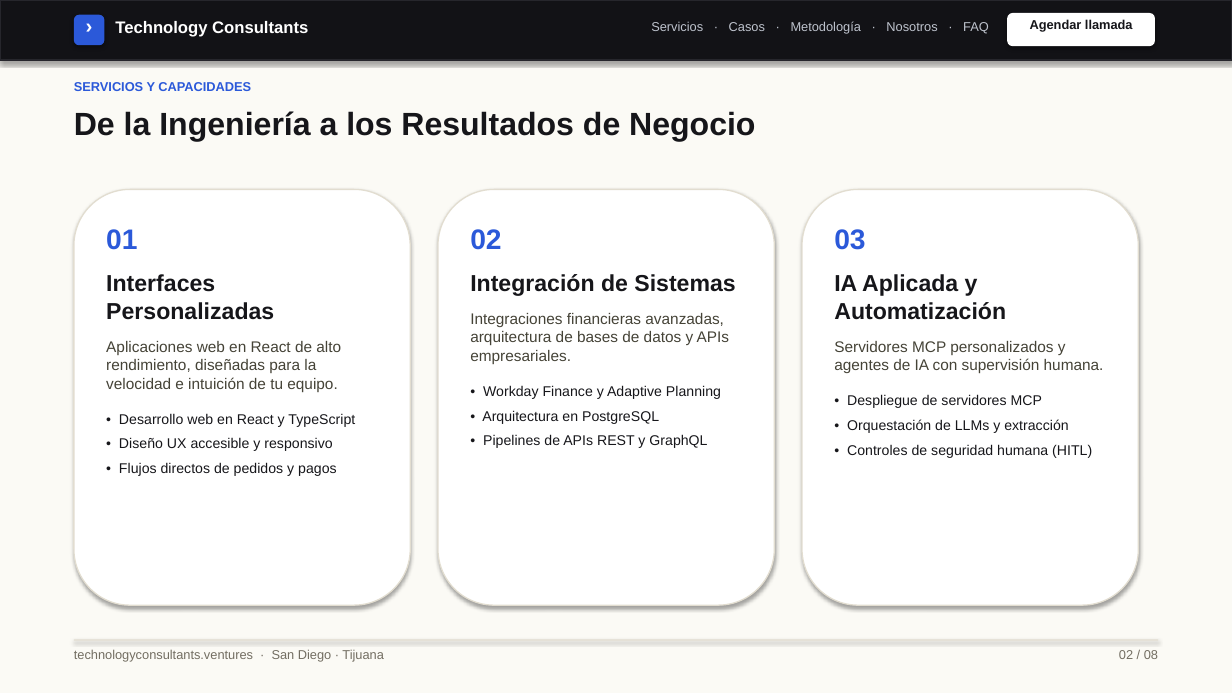
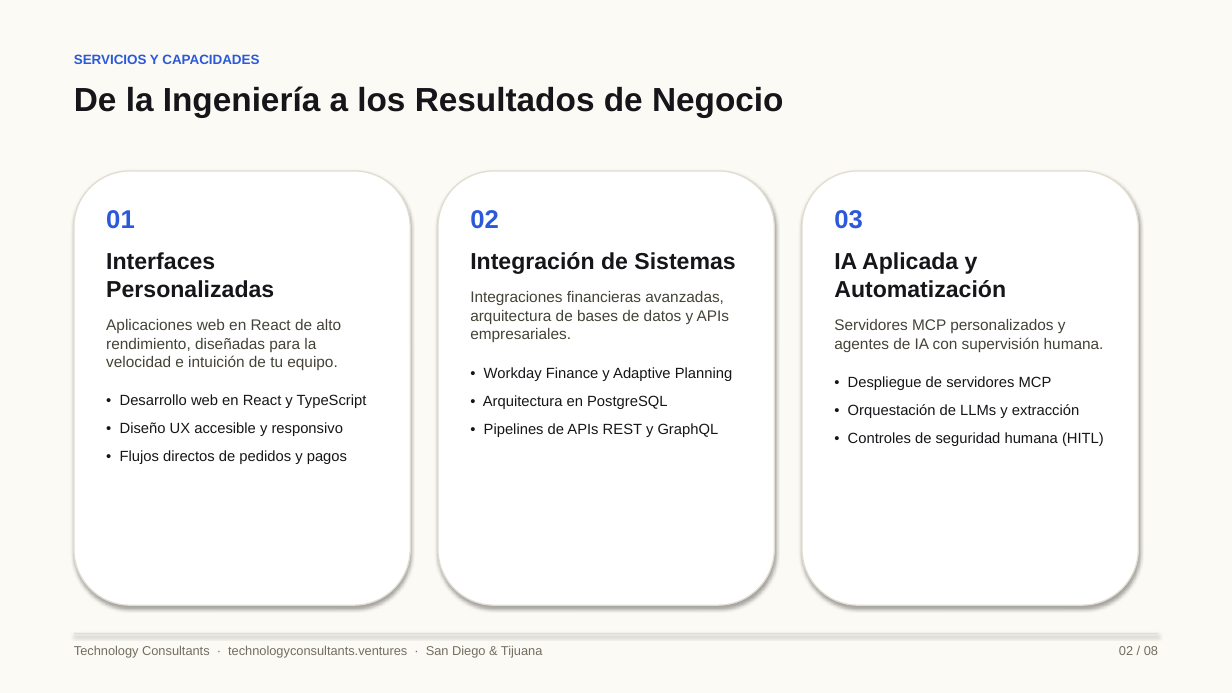
Before and after one commit to rguido198/TechnologyConsultantsVentures, a slide deck: slide 2 of Technology_Consultants_A_Quien_Enviarme_MX.pptx. Drawn at 1232x693 pixels with LibreOffice and Linux fonts; fonts in the diff are those of the drawing. Boxes give left, top, right and bottom in pixels: in the first picture for what was removed or moved away, otherwise in the second. Text is boxed around its words. In the diff, an @@ line names an element or a change of style, - is before the commit and + after.

Commit message:
Remove web navigation header bar from PPTX decks and fix slide vertical spacing, card proportions, and typography scale

```diff
--- a/Technology_Consultants_A_Quien_Enviarme_MX.pptx
+++ b/Technology_Consultants_A_Quien_Enviarme_MX.pptx
@@ rectangle removed at box(0, 0, 1232, 60) @@
@@ rounded rectangle removed at box(74, 15, 104, 45) @@
@@ text removed at box(74, 13, 104, 43) @@
-›
@@ text removed at box(115, 21, 308, 37) @@
-Technology Consultants
@@ text removed at box(651, 21, 989, 34) @@
-Servicios · Casos · Metodología · Nosotros · FAQ
@@ rounded rectangle removed at box(1007, 13, 1155, 46) @@
@@ text removed at box(1030, 19, 1133, 32) @@
-Agendar llamada
@@ text "SERVICIOS Y CAPACIDADES": place and size @@
-text "SERVICIOS Y CAPACIDADES" at box(74, 82, 251, 91)
+text "SERVICIOS Y CAPACIDADES" at box(74, 54, 259, 64)
@@ text "SERVICIOS Y CAPACIDADES" at box(74, 54, 259, 64): size 10 to 10.5 pt @@
@@ text "De la Ingeniería a los ...": place and size @@
-text "De la Ingeniería a los ..." at box(74, 111, 755, 142)
+text "De la Ingeniería a los ..." at box(74, 86, 784, 118)
@@ text "De la Ingeniería a los ..." at box(74, 86, 784, 118): size 25 to 26 pt @@
@@ rounded rectangle: place and size @@
-rounded rectangle at box(74, 189, 410, 605)
+rounded rectangle at box(74, 171, 410, 605)
@@ rounded rectangle: place and size @@
-rounded rectangle at box(438, 189, 775, 605)
+rounded rectangle at box(438, 171, 775, 605)
@@ rounded rectangle: place and size @@
-rounded rectangle at box(802, 189, 1139, 605)
+rounded rectangle at box(802, 171, 1139, 605)
@@ text "01": place and size @@
-text "01" at box(106, 229, 355, 476)
+text "01" at box(106, 210, 367, 464)
@@ text "02": place and size @@
-text "02" at box(470, 229, 735, 448)
+text "02" at box(470, 210, 735, 437)
@@ text "03": place and size @@
-text "03" at box(834, 229, 1104, 458)
+text "03" at box(834, 210, 1104, 446)
@@ text at box(106, 210, 367, 464): size 22 to 20 pt in "01"; size 11 to 11.5 pt in "• Desarrollo web en React y TypeScript", "• Diseño UX accesible y responsivo", "• Flujos directos de pedidos y pagos"; more space between paragraphs @@
@@ text at box(470, 210, 732, 437): size 22 to 20 pt in "02"; size 11 to 11.5 pt in "• Workday Finance y Adaptive Planning", "• Arquitectura en PostgreSQL", "• Pipelines de APIs REST y GraphQL"; more space between paragraphs @@
@@ text at box(834, 210, 1104, 446): size 22 to 20 pt in "03"; size 11 to 11.5 pt in "• Despliegue de servidores MCP", "• Orquestación de LLMs y extracción", "• Controles de seguridad humana (HITL)"; more space between paragraphs @@
@@ rectangle: place and size @@
-rectangle at box(74, 640, 1158, 640)
+rectangle at box(74, 633, 1158, 634)
@@ text at box(74, 645, 542, 657): text changed @@
-technologyconsultants.ventures · San Diego · Tijuana
+Technology Consultants · technologyconsultants.ventures · San Diego & Tijuana
@@ text "02 / 08": place and size @@
-text "02 / 08" at box(1119, 650, 1158, 659)
+text "02 / 08" at box(1119, 646, 1158, 655)
```
Also in this commit, not shown: 7 other slides changed, 1 other file.
